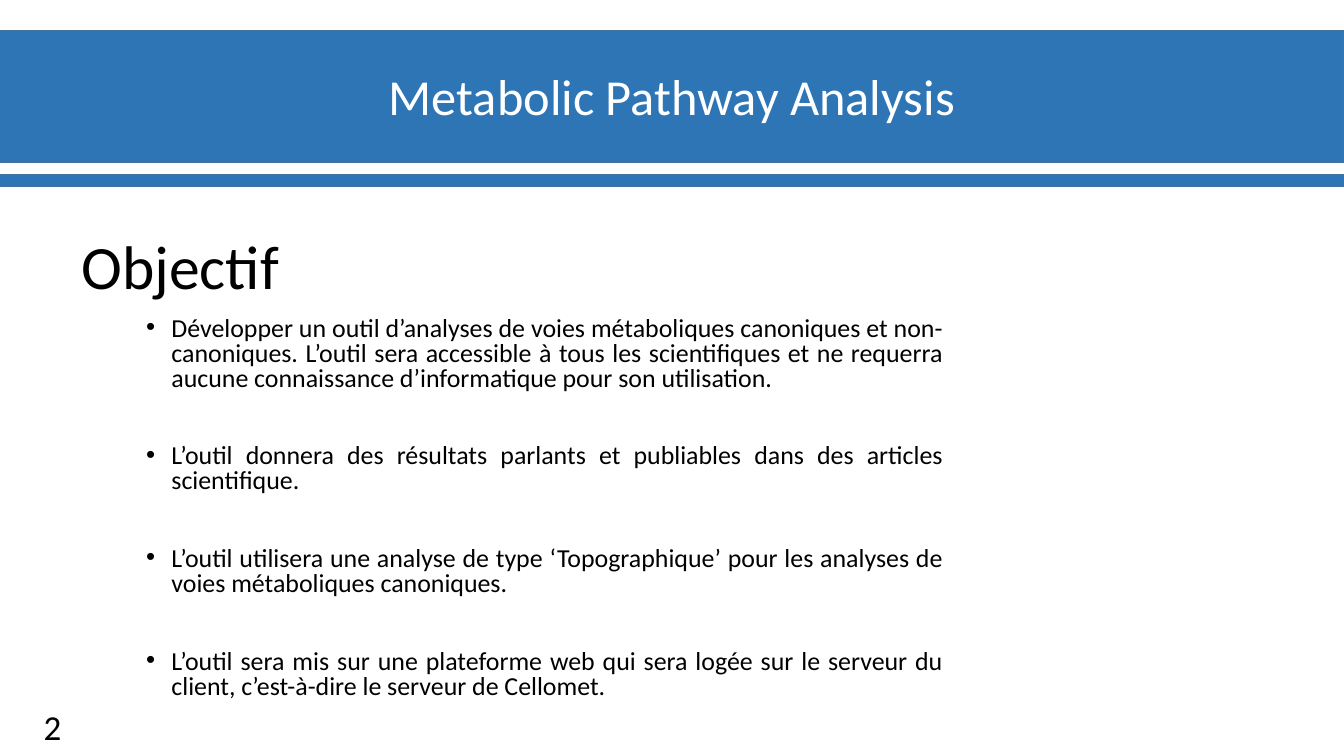
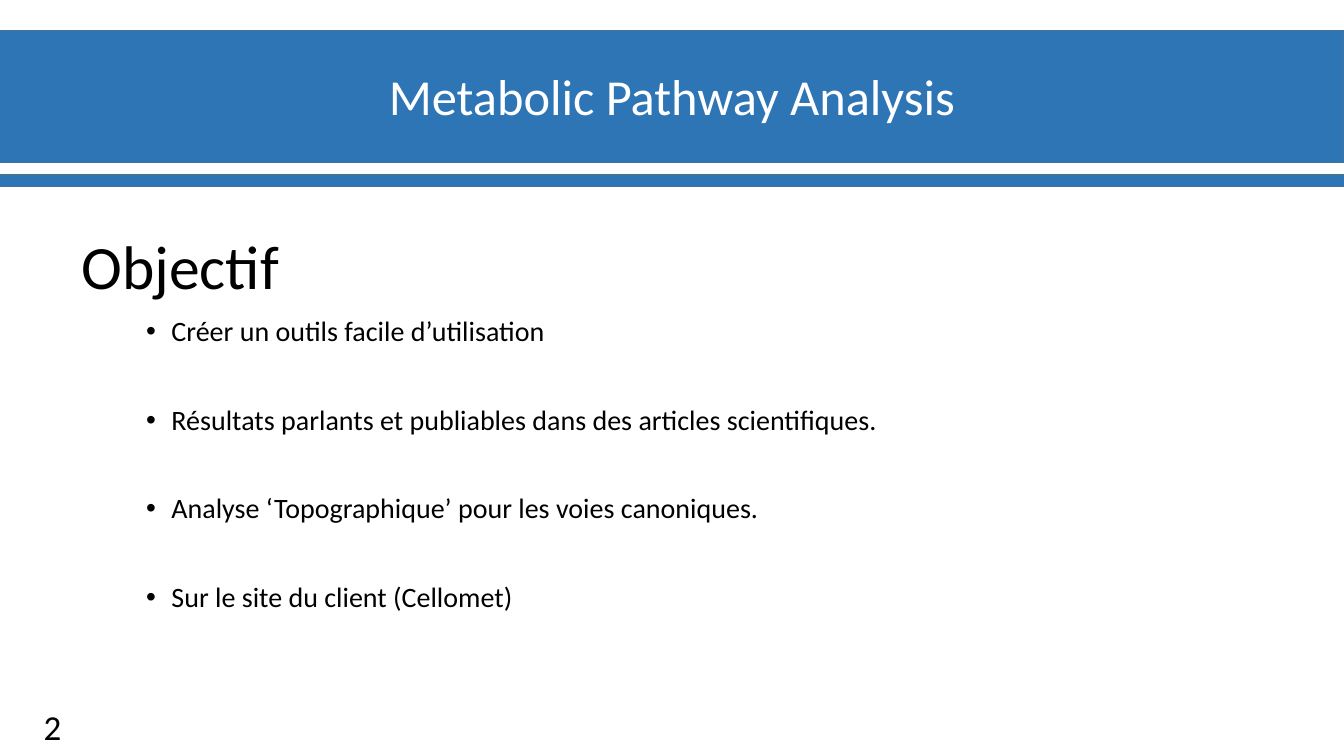
Before and after one commit to materrien/Projet-INSERM, a slide deck: slide 3 of Diapos_Suivit_projet.pptx. Drawn at 1344x756 pixels with LibreOffice and Linux fonts; fonts in the diff are those of the drawing; background and template pictures are left out. Boxes give left, top, right and bottom in pixels: in the first picture for what was removed or moved away, otherwise in the second. Text is boxed around its words. In the diff, an @@ line names an element or a change of style, - is before the commit and + after.

```diff
--- a/Diapos_Suivit_projet.pptx
+++ b/Diapos_Suivit_projet.pptx
@@ text at (171, 321, 877, 611): text changed; size 18.5 to 20 pt @@
-• Développer un outil d’analyses de voies métaboliques canoniques et non-canoniques. L’outil sera accessible à tous les scientifiques et ne requerra aucune connaissance d’informatique pour son utilisation.
-• L’outil donnera des résultats parlants et publiables dans des articles scientifique.
-• L’outil utilisera une analyse de type ‘Topographique’ pour les analyses de voies métaboliques canoniques.
-• L’outil sera mis sur une plateforme web qui sera logée sur le serveur du client, c’est-à-dire le serveur de Cellomet.
+• Créer un outils facile d’utilisation
+• Résultats parlants et publiables dans des articles scientifiques.
+• Analyse ‘Topographique’ pour les voies canoniques.
+• Sur le site du client (Cellomet)
```
Also in this commit, not shown: 2 other slides changed, 1 slide added, 1 slide removed.
